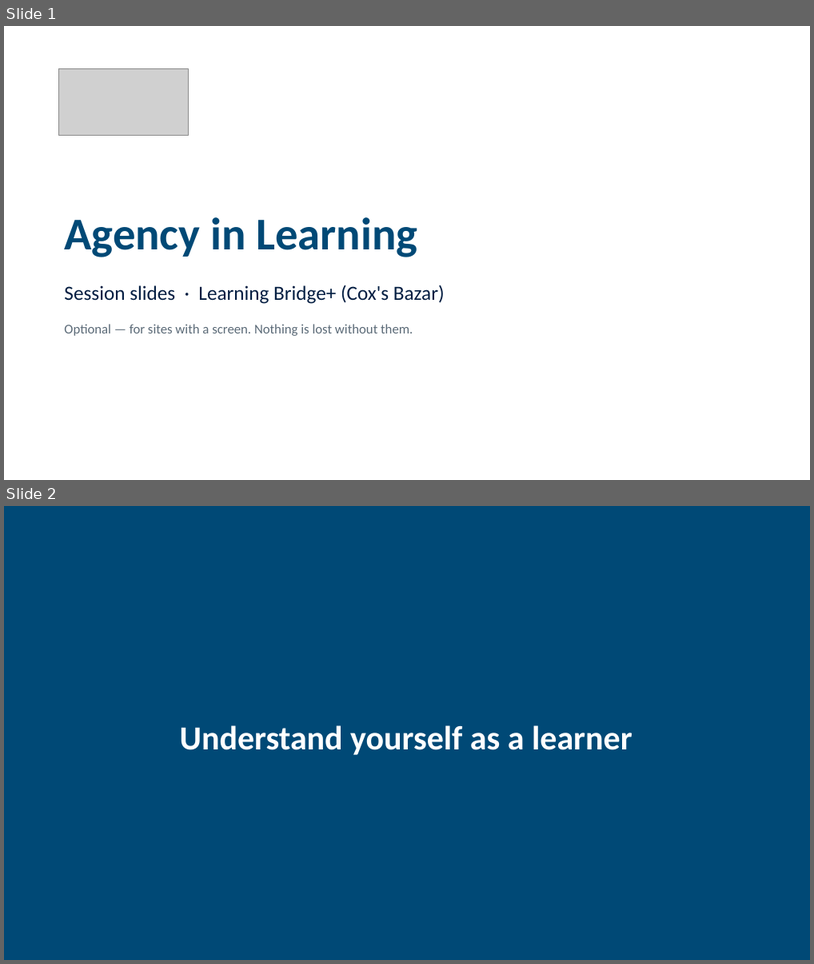
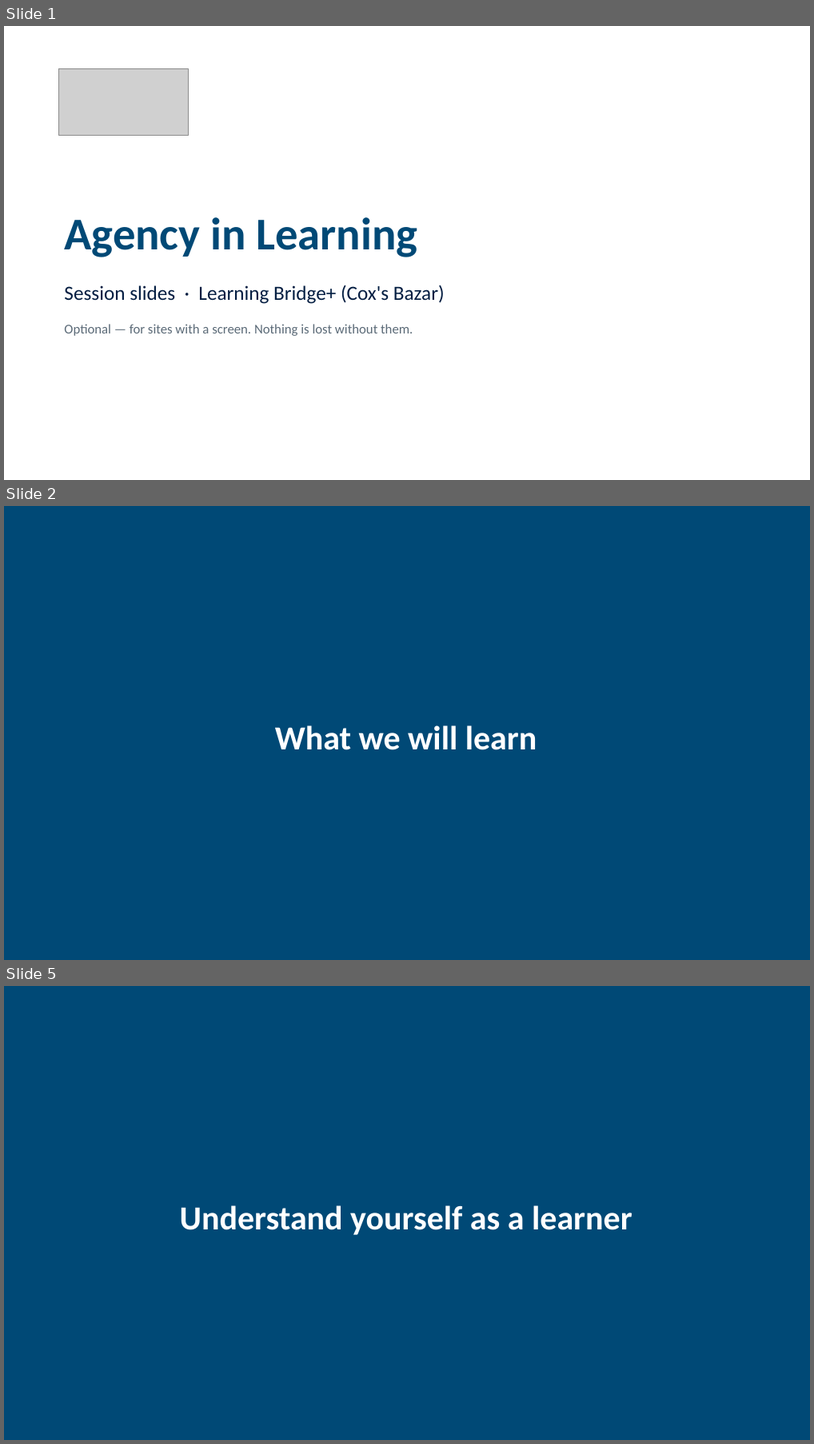
Before and after one commit to louie-amala/amala-education-curriculum-site, a slide deck: public/downloads/agency-in-learning-slides.pptx. Shown one above the other, each under a label of ours: slides 1 and 2 before the commit, slides 1, 2 and 5 after it; the slides between them are not shown. The pictures are 814x964 and 814x1444 pixels, drawn with LibreOffice and Linux fonts; fonts in the diff are those of the drawing; grey boxes stand for pictures. Boxes give left, top, right and bottom in pixels: in the first picture for what was removed or moved away, otherwise in the second. Text is boxed around its words. In the diff, an @@ line names an element or a change of style, - is before the commit and + after.

```diff
--- a/public/downloads/agency-in-learning-slides.pptx
+++ b/public/downloads/agency-in-learning-slides.pptx
@@ slide 2 added at [4,506,810,960], background #004976 @@
@@ text added at [275,725,537,750], 40 pt, text #FFFFFF, bold @@
+What we will learn
@@ what was slide 2 is now slide 5 @@
```
Also in this commit, not shown: 2 other slides added, 5 other files.
